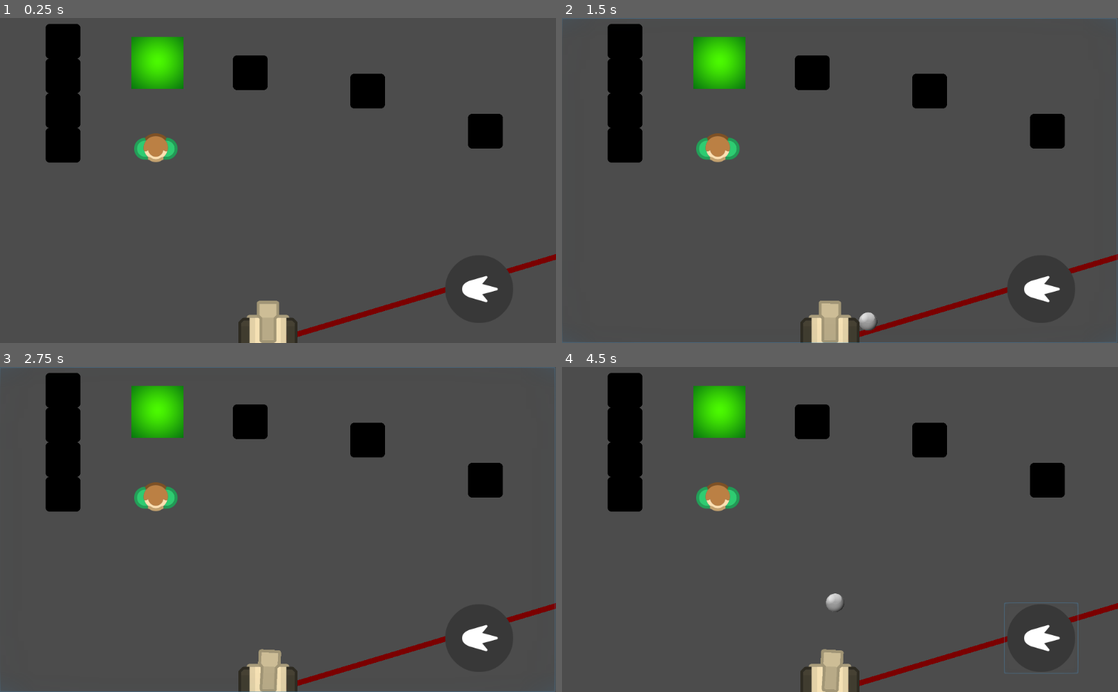
Above: before the commit, frames 1-4 (two rows, left to right).
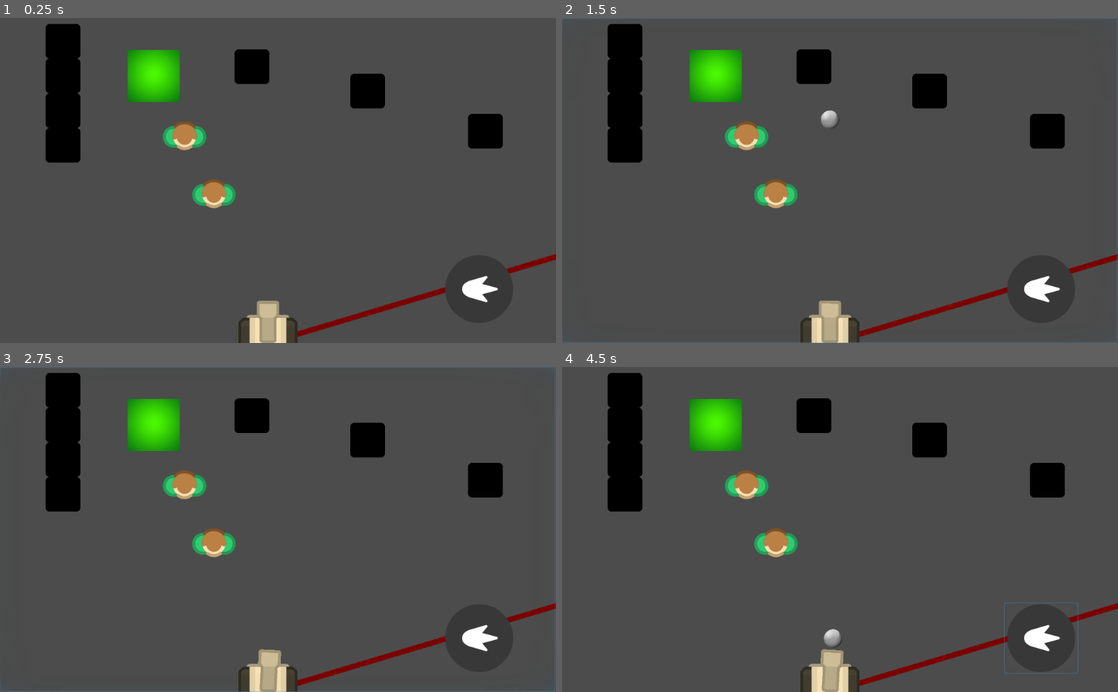
Above: after the commit, the same moments.

Repository: Dieghito124/GodotArcade-1
Game: Godot game, scene res://src/Game.tscn
Two runs of this game, one before a commit and one after it. Both use one fixed random seed, a clock stepped at 60 frames per second and the inputs below. The engine's default icon, where the game draws it, is replaced by a stand-in: a white triangle on a blue panel in a dark square.
Inputs (mouse positions are in pixels of both pictures, inside the frame that each line leads up to):
- Up to frame 1 (0.25 s): no input
- Up to frame 2 (1.5 s): click (1040, 287) at 0.5 s; click (840, 180) at 1.25 s
- Up to frame 3 (2.75 s): click (278, 529) at 2 s
- Up to frame 4 (4.5 s): click (1040, 636) at 2.75 s; click (840, 529) at 3.5 s; click (1040, 636) at 4.25 s

The runs differ from the first frame. In frame 1, 3.4% of the frame differs, in the area x 22-49%, y 5-59%; in frame 2, 3.6%, in the area x 22-57%, y 5-97%; in frame 3, 3.4%; in frame 4, 3.6%.

Commit message:
Area's Graphics Update

Diff:
--- a/project.godot
+++ b/project.godot
@@ -52,6 +52,7 @@
 2d_physics/layer_2="obstacles"
 2d_physics/layer_3="player"
 2d_physics/layer_4="bullets"
+2d_physics/layer_5="targets"
 
 [locale]
 
--- a/src/Bullet.gd
+++ b/src/Bullet.gd
@@ -1,6 +1,6 @@
 extends RigidBody2D
 
-var velocity : Vector2 = Vector2(0, -1000)
+var velocity : Vector2 = Vector2(0, -600)
 
 func initialize(pos, rot) -> void:
 	self.position = pos
--- a/src/Bullet.tscn
+++ b/src/Bullet.tscn
@@ -12,7 +12,7 @@
 
 [node name="Bullet" type="RigidBody2D"]
 collision_layer = 8
-collision_mask = 7
+collision_mask = 31
 physics_material_override = SubResource( 1 )
 gravity_scale = 0.0
 script = ExtResource( 1 )
--- /dev/null
+++ b/src/CollisionArea.gd
@@ -0,0 +1,11 @@
+tool
+extends Area2D
+
+export var texture : Texture
+
+func _ready() -> void:
+	pass
+
+func _process(delta: float) -> void:
+	if !$Sprite.texture:
+		$Sprite.texture = texture
--- /dev/null
+++ b/src/CollisionArea.tscn
@@ -0,0 +1,23 @@
+[gd_scene load_steps=4 format=2]
+
+[ext_resource path="res://src/CollisionArea.gd" type="Script" id=1]
+[ext_resource path="res://assets/Areas/GreenArea.png" type="Texture" id=2]
+
+[sub_resource type="RectangleShape2D" id=1]
+extents = Vector2( 48.0023, 47.9848 )
+
+[node name="CollisionArea" type="Area2D"]
+editor/display_folded = true
+space_override = 1
+gravity_point = true
+linear_damp = 5.0
+collision_layer = 16
+collision_mask = 31
+script = ExtResource( 1 )
+texture = ExtResource( 2 )
+
+[node name="Sprite" type="Sprite" parent="."]
+texture = ExtResource( 2 )
+
+[node name="CollisionShape2D" type="CollisionShape2D" parent="."]
+shape = SubResource( 1 )
--- a/src/GreenTarg.gd
+++ b/src/GreenTarg.gd
@@ -1,5 +1,10 @@
+tool
 extends RigidBody2D
 
+export var texture : Texture
+
 func _process(delta) -> void:
+	if !$Sprite.texture:
+		$Sprite.texture = texture
 	if $CollisionArea.get_overlapping_areas():
-		queue_free()
+		print("Gravità")
--- a/src/Player.gd
+++ b/src/Player.gd
@@ -9,20 +9,7 @@
 
 func _ready() -> void:
 	pass
-"""
-func _input(event: InputEvent) -> void:
-	if event is InputEventScreenTouch && !turret_moving:
-#------------ALLOWS TO ROTATE ONLY IF THE PREVIOUS ROTATION IS FINISHED------------#
-		var angle = $Cannon.get_angle_to(get_global_mouse_position()) + PI/2
-		if angle > PI:
-			if get_global_mouse_position().x < get_viewport_rect().size.x / 2:
-				angle = $Cannon.get_angle_to(get_global_mouse_position()) - 3*PI/2
-			if get_global_mouse_position().x > get_viewport_rect().size.x / 2:
-				angle = $Cannon.get_angle_to(get_global_mouse_position()) + PI/2
-		$Tween.interpolate_property($Cannon, "rotation", $Cannon.rotation,
-			$Cannon.rotation + angle, 2, Tween.TRANS_SINE, Tween.EASE_IN_OUT)
-		$Tween.start()
-"""
+
 func _player_shot() -> void:
 	if !turret_moving:
 #------------INSTANCIATE THE BULLET WHEN THE BUTTON IS PRESSED & TURRET NOT MOVING------------#
@@ -31,6 +18,7 @@
 		get_node("/root/Game/Player").add_child(bul)
 		connect("bullet_instanciated", bul, "initialize")
 		emit_signal("bullet_instanciated", $Cannon.position, $Cannon.rotation)
+		disconnect("bullet_instanciated", bul, "initialize")
 #------------START THE SOUND OF THE CANNON ROTATION------------#
 		$Cannon/CannonShot.pitch_scale = rand_range(0.9, 1.2)
 		$Cannon/CannonShot.volume_db = rand_range(-2, 2)
--- /dev/null
+++ b/src/Target.tscn
@@ -0,0 +1,50 @@
+[gd_scene load_steps=6 format=2]
+
+[ext_resource path="res://src/GreenTarg.gd" type="Script" id=1]
+[ext_resource path="res://assets/NPC/GreenPer.png" type="Texture" id=2]
+
+[sub_resource type="PhysicsMaterial" id=1]
+bounce = 1.0
+
+[sub_resource type="CapsuleShape2D" id=2]
+radius = 20.4988
+height = 39.333
+
+[sub_resource type="CircleShape2D" id=3]
+radius = 26.6523
+
+[node name="Target" type="RigidBody2D"]
+position = Vector2( 286.731, 239.308 )
+rotation = 1.5708
+collision_layer = 16
+collision_mask = 31
+physics_material_override = SubResource( 1 )
+gravity_scale = 0.0
+contacts_reported = 1
+contact_monitor = true
+script = ExtResource( 1 )
+texture = ExtResource( 2 )
+
+[node name="Sprite" type="Sprite" parent="."]
+texture = ExtResource( 2 )
+
+[node name="CollisionShape2D" type="CollisionShape2D" parent="."]
+position = Vector2( 2, 0 )
+shape = SubResource( 2 )
+
+[node name="CollisionShape2D2" type="CollisionShape2D" parent="."]
+shape = SubResource( 3 )
+
+[node name="CollisionArea" type="Area2D" parent="."]
+editor/display_folded = true
+collision_layer = 16
+collision_mask = 16
+
+[node name="CollisionShape2D3" type="CollisionShape2D" parent="CollisionArea"]
+position = Vector2( 2, -3.05176e-05 )
+shape = SubResource( 2 )
+
+[node name="CollisionShape2D4" type="CollisionShape2D" parent="CollisionArea"]
+shape = SubResource( 3 )
+
+[node name="AudioStreamPlayer" type="AudioStreamPlayer" parent="."]
--- a/src/World1.tscn
+++ b/src/World1.tscn
@@ -1,103 +1,49 @@
-[gd_scene load_steps=9 format=2]
+[gd_scene load_steps=4 format=2]
 
-[ext_resource path="res://src/Obstacle.tscn" type="PackedScene" id=1]
-[ext_resource path="res://src/GreenTarg.gd" type="Script" id=2]
-[ext_resource path="res://assets/NPC/GreenPer.png" type="Texture" id=3]
-[ext_resource path="res://assets/Areas/GreenArea.png" type="Texture" id=4]
-
-[sub_resource type="PhysicsMaterial" id=1]
-bounce = 1.0
-
-[sub_resource type="CapsuleShape2D" id=2]
-radius = 20.4988
-height = 39.333
-
-[sub_resource type="CircleShape2D" id=3]
-radius = 26.6523
-
-[sub_resource type="RectangleShape2D" id=4]
-extents = Vector2( 48.0023, 47.9848 )
+[ext_resource path="res://src/CollisionArea.tscn" type="PackedScene" id=1]
+[ext_resource path="res://src/Obstacle.tscn" type="PackedScene" id=2]
+[ext_resource path="res://src/Target.tscn" type="PackedScene" id=3]
 
 [node name="World1" type="Node2D"]
 __meta__ = {
 "_edit_vertical_guides_": [  ]
 }
 
-[node name="Bullets" type="Node" parent="."]
+[node name="Areas" type="Node" parent="."]
+editor/display_folded = true
+
+[node name="CollisionArea" parent="Areas" instance=ExtResource( 1 )]
+position = Vector2( 282.549, 107.479 )
 
 [node name="Obstacles" type="Node" parent="."]
 editor/display_folded = true
 
-[node name="StaticBody2D" parent="Obstacles" instance=ExtResource( 1 )]
+[node name="StaticBody2D" parent="Obstacles" instance=ExtResource( 2 )]
 position = Vector2( 893.849, 209.12 )
 
-[node name="StaticBody2D2" parent="Obstacles" instance=ExtResource( 1 )]
+[node name="StaticBody2D2" parent="Obstacles" instance=ExtResource( 2 )]
 position = Vector2( 677.327, 135.095 )
 
-[node name="StaticBody2D3" parent="Obstacles" instance=ExtResource( 1 )]
-position = Vector2( 460.525, 100.79 )
+[node name="StaticBody2D3" parent="Obstacles" instance=ExtResource( 2 )]
+position = Vector2( 463.849, 89.7096 )
 
-[node name="StaticBody2D4" parent="Obstacles" instance=ExtResource( 1 )]
+[node name="StaticBody2D4" parent="Obstacles" instance=ExtResource( 2 )]
 position = Vector2( 116, 235 )
 
-[node name="StaticBody2D5" parent="Obstacles" instance=ExtResource( 1 )]
+[node name="StaticBody2D5" parent="Obstacles" instance=ExtResource( 2 )]
 position = Vector2( 116, 171 )
 
-[node name="StaticBody2D6" parent="Obstacles" instance=ExtResource( 1 )]
+[node name="StaticBody2D6" parent="Obstacles" instance=ExtResource( 2 )]
 position = Vector2( 116, 107 )
 
-[node name="StaticBody2D7" parent="Obstacles" instance=ExtResource( 1 )]
+[node name="StaticBody2D7" parent="Obstacles" instance=ExtResource( 2 )]
 position = Vector2( 116, 43 )
 
 [node name="Targets" type="Node" parent="."]
+editor/display_folded = true
 
-[node name="GreenTarg" type="RigidBody2D" parent="Targets"]
-position = Vector2( 286.731, 239.308 )
-rotation = 1.5708
-physics_material_override = SubResource( 1 )
-gravity_scale = 0.0
-contacts_reported = 1
-contact_monitor = true
-script = ExtResource( 2 )
-__meta__ = {
-"_edit_group_": true
-}
+[node name="GreenTarg" parent="Targets" instance=ExtResource( 3 )]
+position = Vector2( 339.917, 217.147 )
 
-[node name="Sprite" type="Sprite" parent="Targets/GreenTarg"]
-texture = ExtResource( 3 )
-
-[node name="CollisionShape2D" type="CollisionShape2D" parent="Targets/GreenTarg"]
-position = Vector2( 2, 0 )
-shape = SubResource( 2 )
-
-[node name="CollisionShape2D2" type="CollisionShape2D" parent="Targets/GreenTarg"]
-shape = SubResource( 3 )
-
-[node name="CollisionArea" type="Area2D" parent="Targets/GreenTarg"]
-editor/display_folded = true
-collision_layer = 16
-collision_mask = 16
-
-[node name="CollisionShape2D3" type="CollisionShape2D" parent="Targets/GreenTarg/CollisionArea"]
-position = Vector2( 2, -3.05176e-005 )
-shape = SubResource( 2 )
-
-[node name="CollisionShape2D4" type="CollisionShape2D" parent="Targets/GreenTarg/CollisionArea"]
-shape = SubResource( 3 )
-
-[node name="Areas" type="Node" parent="."]
-
-[node name="GreenArea" type="Area2D" parent="Areas"]
-editor/display_folded = true
-position = Vector2( 290.232, 83.0993 )
-collision_layer = 16
-collision_mask = 16
-__meta__ = {
-"_edit_group_": true
-}
-
-[node name="Sprite" type="Sprite" parent="Areas/GreenArea"]
-texture = ExtResource( 4 )
-
-[node name="CollisionShape2D" type="CollisionShape2D" parent="Areas/GreenArea"]
-shape = SubResource( 4 )
+[node name="GreenTarg2" parent="Targets" instance=ExtResource( 3 )]
+position = Vector2( 394.21, 324.627 )
Binary file added: assets/Areas/BlueArea.png
Binary file added: assets/Areas/OrangeArea.png
Binary file added: assets/Areas/RainbowArea.png
Binary file added: assets/Areas/YellowArea.png
Not shown, removed: assets/NPC/RedPer.png.import
